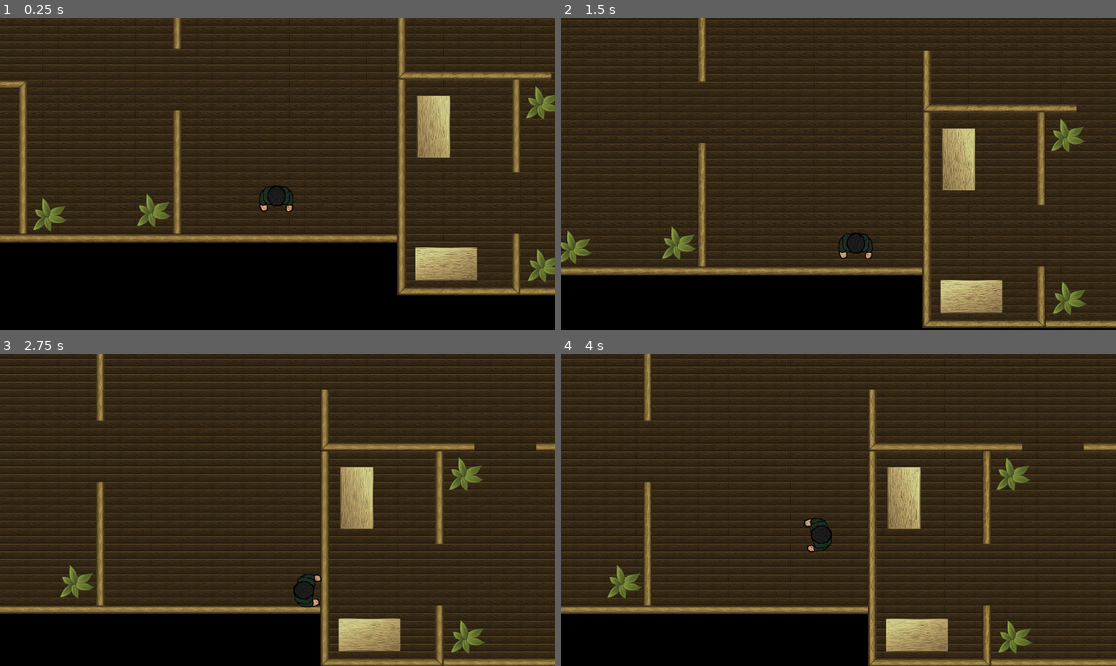
Above: before the commit, frames 1-4 (two rows, left to right).
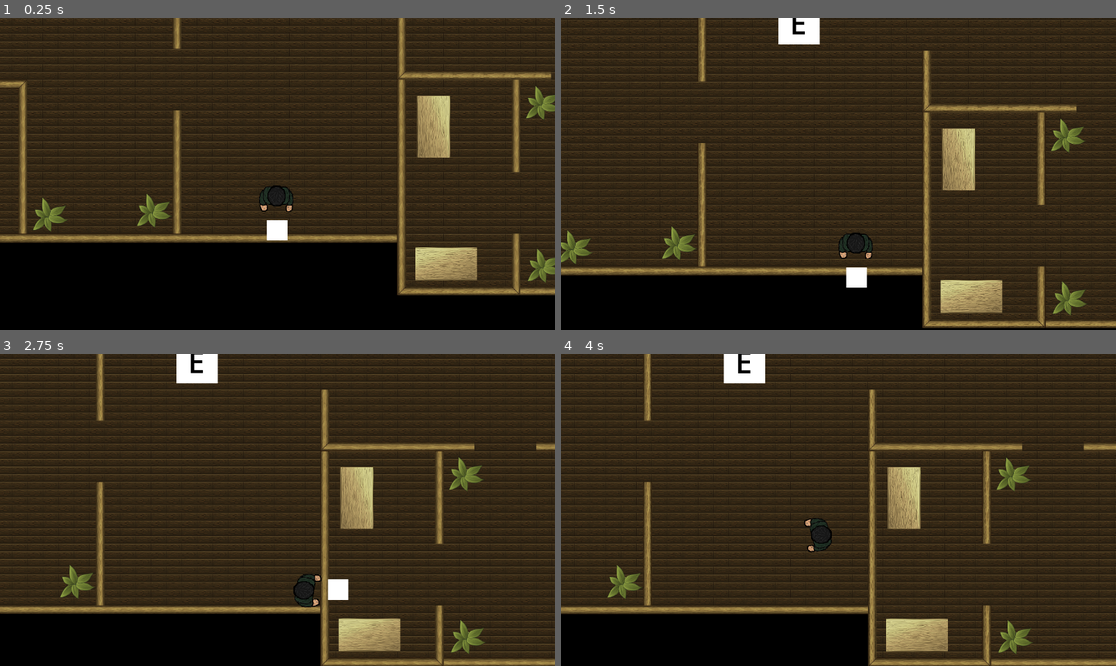
Above: after the commit, the same moments.

Repository: userbooi/EscapeRoomGameDev
Game: Godot game, scene res://Scene/main.tscn
Same seed, same stepped clock (60 frames per second), same inputs: the game is played once before the commit and once after it.
Inputs:
- Up to frame 1 (0.25 s): no input
- Up to frame 2 (1.5 s): hold Right (right) 0.53-1.28 s; hold Down (down) from 1.28 s (still down)
- Up to frame 3 (2.75 s): release Down (down) at 2.03 s; hold Right (right) from 2.03 s (still down)
- Up to frame 4 (4 s): release Right (right) at 2.78 s; hold Up (up) 2.78-3.53 s; hold Left (left) from 3.53 s (still down)

The runs differ from the first frame. In frame 1, 0.2% of the frame differs, in the area x 48-52%, y 64-72%; in frame 2, 0.9%; in frame 3, 1.0%, in the area x 31-63%, y 0-79%; in frame 4, 0.7%.
Error after the commit: Invalid assignment of property or key 'visible' with value of type 'bool' on a base object of type 'null instance'. (res://Scene/player.gd:9)

Commit message:
last meeting

Diff:
--- a/Scene/main.tscn
+++ b/Scene/main.tscn
@@ -78,3 +78,18 @@
 
 [node name="plant7" parent="interactables" instance=ExtResource("5_bk34m")]
 position = Vector2(991, 1273)
+
+[node name="ColorRect2" type="ColorRect" parent="."]
+offset_left = -86.0
+offset_top = 190.0
+offset_right = 86.0
+offset_bottom = 358.0
+
+[node name="prompt" type="Label" parent="."]
+modulate = Color(0, 0, 0, 1)
+offset_left = -38.0
+offset_top = 182.0
+offset_right = 40.0
+offset_bottom = 353.0
+theme_override_font_sizes/font_size = 125
+text = "E"
--- a/Scene/player.gd
+++ b/Scene/player.gd
@@ -3,6 +3,10 @@
 
 const SPEED = 300.0
 const JUMP_VELOCITY = -400.0
+
+func _ready() -> void:
+	$ColorRect.visible = false
+	$prompt.visible = false
 
 func _process(delta: float) -> void:
 	if velocity == Vector2.ZERO:
@@ -51,3 +55,13 @@
 
 	velocity = velocity.normalized() * SPEED
 	move_and_slide()
+
+func _on_interact_area_body_entered(body: Node2D) -> void:
+	#print(body.get_parent().name)
+	$ColorRect.visible = true
+	$prompt.visible = true
+
+func _on_interact_area_body_exited(body: Node2D) -> void:
+	#print(len($interactArea.get_overlapping_bodies()))
+	$ColorRect.visible = false
+	$prompt.visible = false
--- a/Scene/player.tscn
+++ b/Scene/player.tscn
@@ -54,6 +54,9 @@
 [sub_resource type="CircleShape2D" id="CircleShape2D_3dk6o"]
 radius = 124.0
 
+[sub_resource type="CircleShape2D" id="CircleShape2D_6v8ex"]
+radius = 280.007
+
 [node name="Player" type="CharacterBody2D"]
 position = Vector2(442, 254)
 scale = Vector2(0.5, 0.5)
@@ -79,3 +82,19 @@
 position_smoothing_enabled = true
 position_smoothing_speed = 2.0
 rotation_smoothing_speed = 2.0
+
+[node name="interactArea" type="Area2D" parent="."]
+
+[node name="CollisionShape2D" type="CollisionShape2D" parent="interactArea"]
+shape = SubResource("CircleShape2D_6v8ex")
+debug_color = Color(0.971531, 0, 0.447315, 0.42)
+
+[node name="ColorRect" type="ColorRect" parent="."]
+offset_left = -86.0
+offset_top = 190.0
+offset_right = 86.0
+offset_bottom = 358.0
+
+[connection signal="area_entered" from="interactArea" to="." method="_on_interact_area_area_entered"]
+[connection signal="body_entered" from="interactArea" to="." method="_on_interact_area_body_entered"]
+[connection signal="body_exited" from="interactArea" to="." method="_on_interact_area_body_exited"]
--- a/project.godot
+++ b/project.godot
@@ -37,3 +37,8 @@
 "events": [Object(InputEventKey,"resource_local_to_scene":false,"resource_name":"","device":-1,"window_id":0,"alt_press …(195 unchanged characters)…
 ]
 }
+interact={
+"deadzone": 0.5,
+"events": [Object(InputEventKey,"resource_local_to_scene":false,"resource_name":"","device":-1,"window_id":0,"alt_pressed":false,"shift_pressed":false,"ctrl_pressed":false,"meta_pressed":false,"pressed":false,"keycode":0,"physical_keycode":69,"key_label":0,"unicode":101,"location":0,"echo":false,"script":null)
+]
+}
Not shown: 1 places in Scene/player.tscn that only renumber resources
